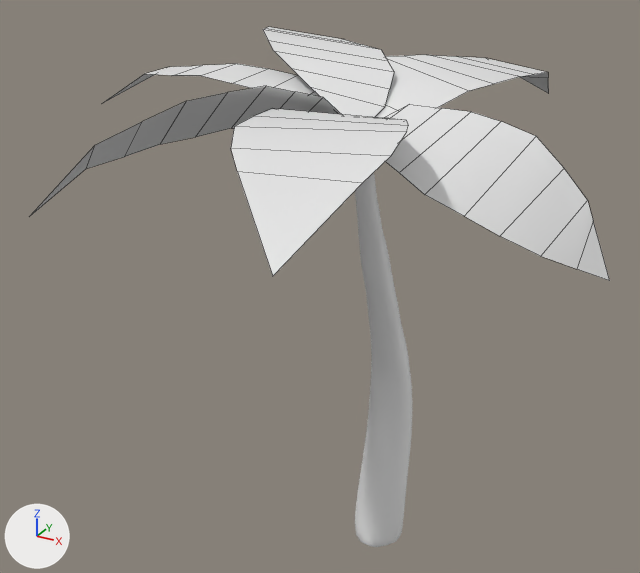
Two versions of the Blender file Multimedia/Пальма.blend, one commit apart.
Camera for both pictures: a camera (50 mm lens) standing at (4.85, -10.63, 9.52) and looking at (-0.65, -0.63, 4.52). The lights are fixed; the arrows at lower left show +X, +Y and +Z. Mesh edges are drawn as thin lines on the coarser meshes.

The older version as bpy lines, for what is in view:
```python
ob_cylinder = bpy.data.objects.new('Cylinder', me_cylinder_001)
ob_cylinder.location = (0.0, 0.0, 1.0)
ob_cylinder.scale = (0.386, 0.386, 1.0)
ob_plane = bpy.data.objects.new('Plane', me_plane)
ob_plane.location = (0.43, 0.41, 7.23)
ob_plane.rotation_euler = (0.16, 0.0554, -0.332)  # degrees (9.2, 3.2, -19)
ob_plane.scale = (0.66, 1.52, 1.0)
ob_plane_001 = bpy.data.objects.new('Plane.001', me_plane_001)
ob_plane_001.location = (1.23, -1.05, 6.71)
ob_plane_001.rotation_euler = (0.0157, 0.596, -0.787)  # degrees (0.9, 34, -45)
ob_plane_001.scale = (0.66, 1.52, 1.0)
ob_plane_002 = bpy.data.objects.new('Plane.002', me_plane_002)
ob_plane_002.location = (-1.05, -1.88, 7.07)
ob_plane_002.rotation_euler = (-0.457, -0.199, 0.01)  # degrees (-26, -11, 0.6)
ob_plane_002.scale = (0.66, 1.52, 1.0)
ob_plane_003 = bpy.data.objects.new('Plane.003', me_plane_003)
ob_plane_003.location = (0.37, -2.09, 7.23)
ob_plane_003.rotation_euler = (0.0735, 0.0, 0.0)  # degrees (4.2, 0, 0)
ob_plane_003.scale = (0.66, 1.52, 1.0)
ob_plane_004 = bpy.data.objects.new('Plane.004', me_plane_004)
ob_plane_004.location = (-0.8, -0.1, 7.43)
ob_plane_004.rotation_euler = (0.363, 0.313, -0.149)  # degrees (21, 18, -8.5)
ob_plane_004.scale = (0.488, 1.84, 1.15)
ob_plane_005 = bpy.data.objects.new('Plane.005', me_plane_005)
ob_plane_005.location = (-1.26, -0.78, 7.24)
ob_plane_005.rotation_euler = (0.169, 0.0, 1.625)  # degrees (9.7, 0, 93)
ob_plane_005.scale = (0.344, 1.52, 1.0)
```
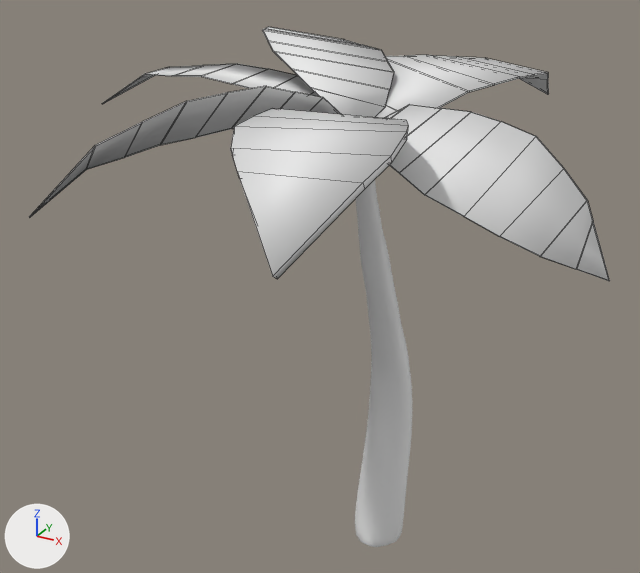
Commit message: Palm tree updated

Edits to the bpy script that builds the scene:
```text
Change ob_plane:
    add _m = ob_plane.modifiers.new('Solidify', 'SOLIDIFY')
    add _m.thickness = 0.02
Change ob_plane_001:
    add _m = ob_plane_001.modifiers.new('Solidify', 'SOLIDIFY')
Change ob_plane_003:
    add _m = ob_plane_003.modifiers.new('Solidify', 'SOLIDIFY')
    add _m.thickness = 0.08
Change ob_plane_002:
    add _m = ob_plane_002.modifiers.new('Solidify', 'SOLIDIFY')
Change ob_plane_005:
    add _m = ob_plane_005.modifiers.new('Solidify', 'SOLIDIFY')
Change ob_plane_004:
    add _m = ob_plane_004.modifiers.new('Solidify', 'SOLIDIFY')
```

Boxes [x1, y1, x2, y2] around the edits, measured in the pictures (640 x 573 px):
'Plane.001', modifiers changed: [384, 104, 610, 281] in both
'Plane.003', modifiers changed: before [231, 109, 408, 276]; after [231, 109, 408, 279]
'Plane.002', modifiers changed: [29, 86, 341, 217] in both
'Plane.004', modifiers changed: before [263, 27, 394, 117]; after [262, 27, 394, 117]
'Plane', modifiers changed: before [375, 55, 549, 118]; after [376, 55, 549, 118]
'Plane.005', modifiers changed: before [105, 64, 320, 102]; after [102, 64, 318, 104]
